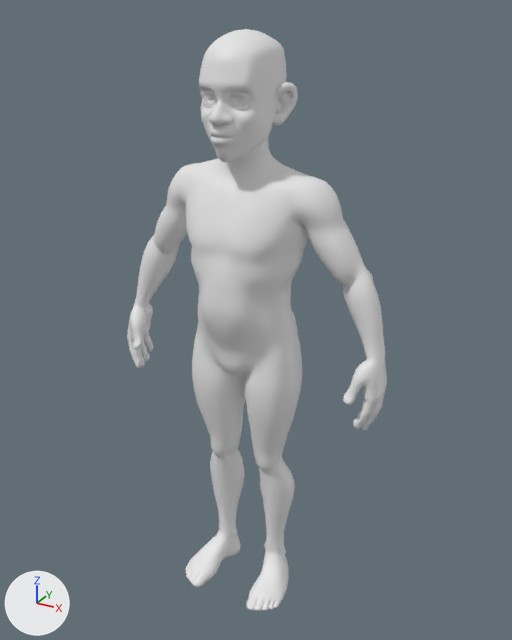
The glTF model public/models/body_male.glb: old version first, new version second.
The view is the same before and after, from a camera (50 mm lens) standing at (0.989, -1.747, 1.849) and looking at (0.021, 0.014, 0.969). The lights are fixed; the arrows at lower left show +X, +Y and +Z. The older version comes first. Vertices at exactly the same position are counted once.

Objects in the first picture: 'Atelier_male_Body'.
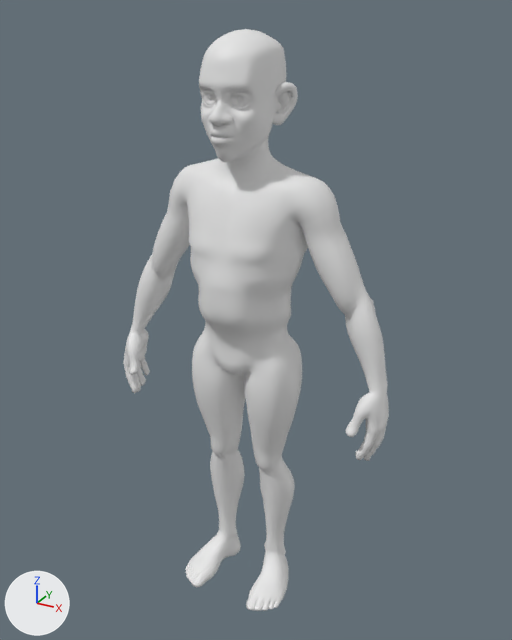
The newer file adds a shape key; the second version is drawn at full value of the shape key 'A_upperArm' of 'Atelier_male_Body', and the change is written as the vertex moves it makes.

What changed in the scene script:
```text
Change me_geo_body_male_stylized_001:
    used by ob_atelier_male_body; location = (0.0, -0.033, 0.898); scale = (0.902, 0.902, 0.902)
    remove me_geo_body_male_stylized_001.from_pydata(...)  # 14106 vertices, 28200 faces; spans x -0.5..0.5, y -0.18..0.18, z -1.0..1.0
    add me_geo_body_male_stylized_001.from_pydata(...)  # 14106 vertices, 28200 faces; spans x -0.47..0.47, y -0.16..0.16, z -0.81..1.0
    me_geo_body_male_stylized_001 part 1: 12467 of 14106 vertices moved; they spanned x -0.5..0.5, y -0.18..0.18, z -1.0..0.99 and now span x -0.47..0.47, y -0.16..0.16, z -0.81..0.99; mean shift (0.0, 0.0, 0.07); largest move (0.16, -0.14, -1.0) -> (0.15, -0.12, -0.81)
    other edits to the shape of me_geo_body_male_stylized_001 do not show in these pictures
Change ob_atelier_male_body:
    ob_atelier_male_body.location: (0.0, -0.033, 0.898) -> (0.0, -0.033, 0.804)
    ob_atelier_male_body.scale: (0.902, 0.902, 0.902) -> (0.996, 0.996, 0.996)
```

What differs and where, as boxes [x1, y1, x2, y2] in the pictures (512 x 640 px; the box of a moved part takes in the faces that stretch with it):
'Atelier_male_Body', reshaped, moved, rescaled: before [127, 29, 387, 611]; after [123, 29, 389, 611]
part 1 of me_geo_body_male_stylized_001, moved or reshaped: before [127, 163, 387, 430]; after [123, 163, 389, 461]
